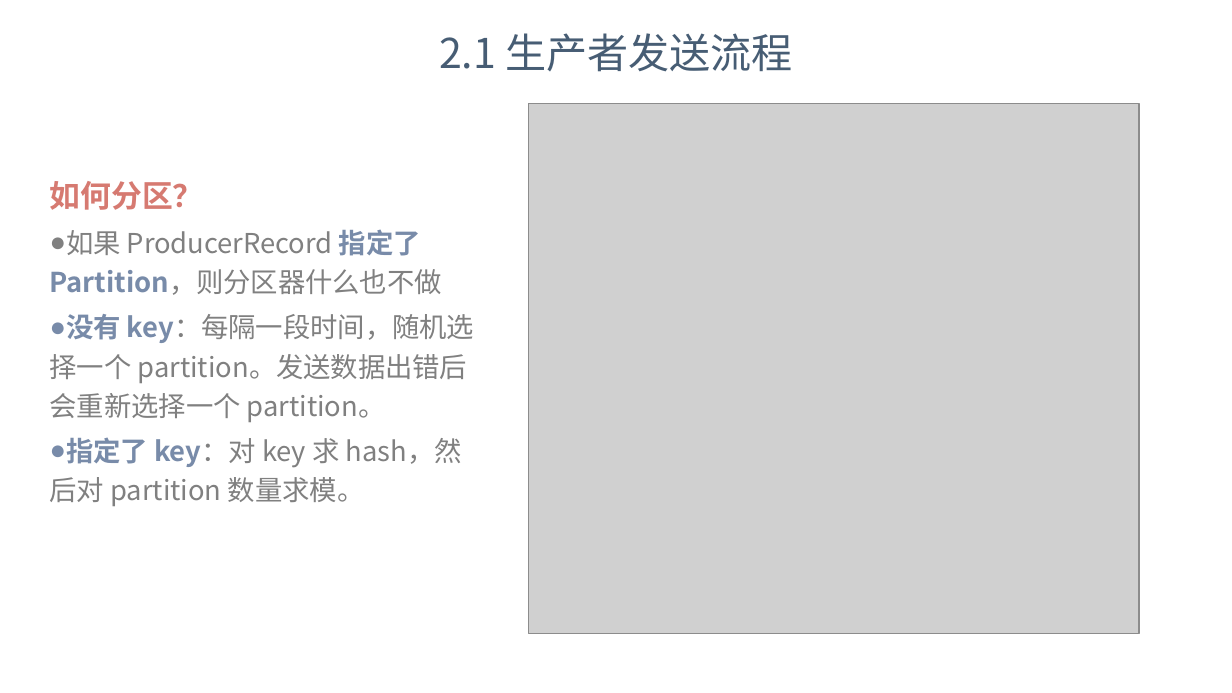
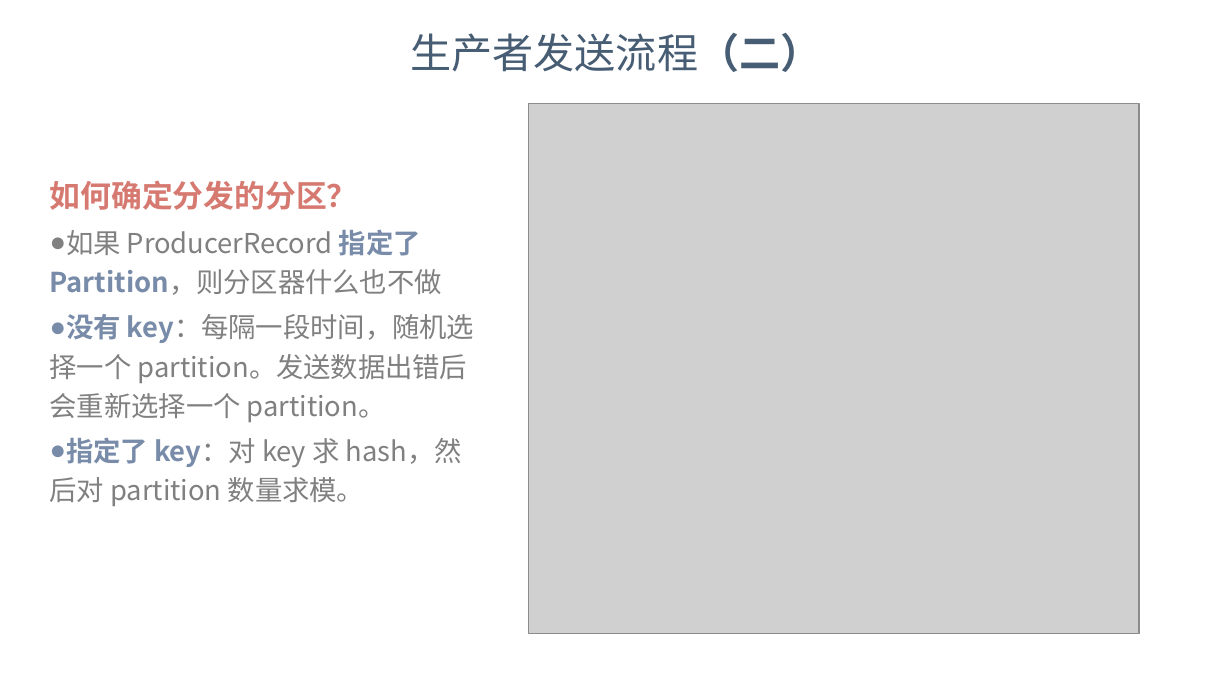
Before and after one commit to dunwu/bigdata-tutorial, a slide deck: slide 12 of assets/kafka/kafka.pptx. Drawn at 1232x693 pixels with LibreOffice and Linux fonts; fonts in the diff are those of the drawing; grey boxes stand for pictures; background and template pictures are left out. Boxes give left, top, right and bottom in pixels: in the first picture for what was removed or moved away, otherwise in the second. Text is boxed around its words. In the diff, an @@ line names an element or a change of style, - is before the commit and + after.

```diff
--- a/assets/kafka/kafka.pptx
+++ b/assets/kafka/kafka.pptx
@@ text at [411,33,822,72]: text changed @@
-2.1 生产者发送流程
+生产者发送流程（二）
@@ text at [50,181,358,210]: text changed @@
-如何分区？
+如何确定分发的分区？
```
Also in this commit, not shown: 18 other slides changed, 2 other files.
